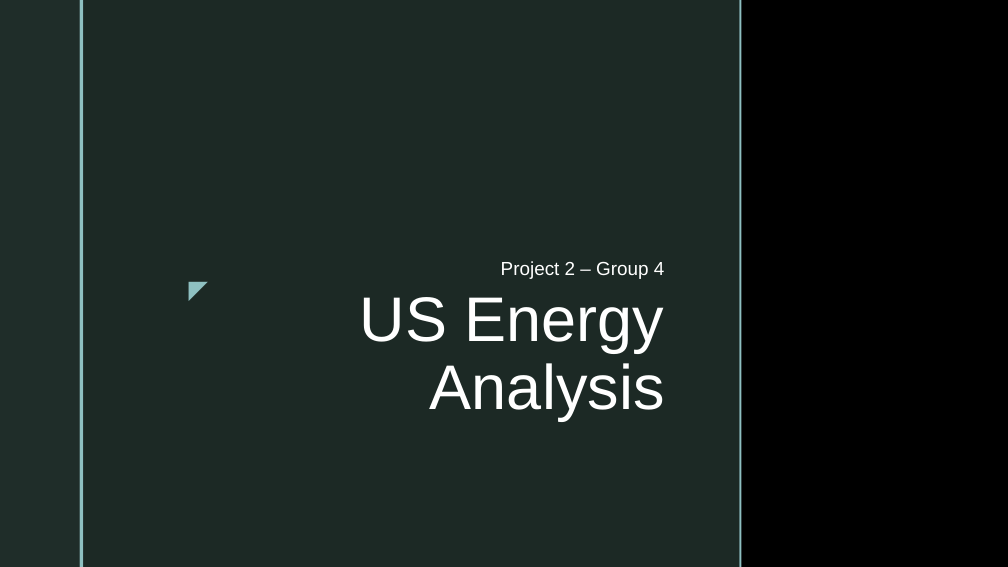
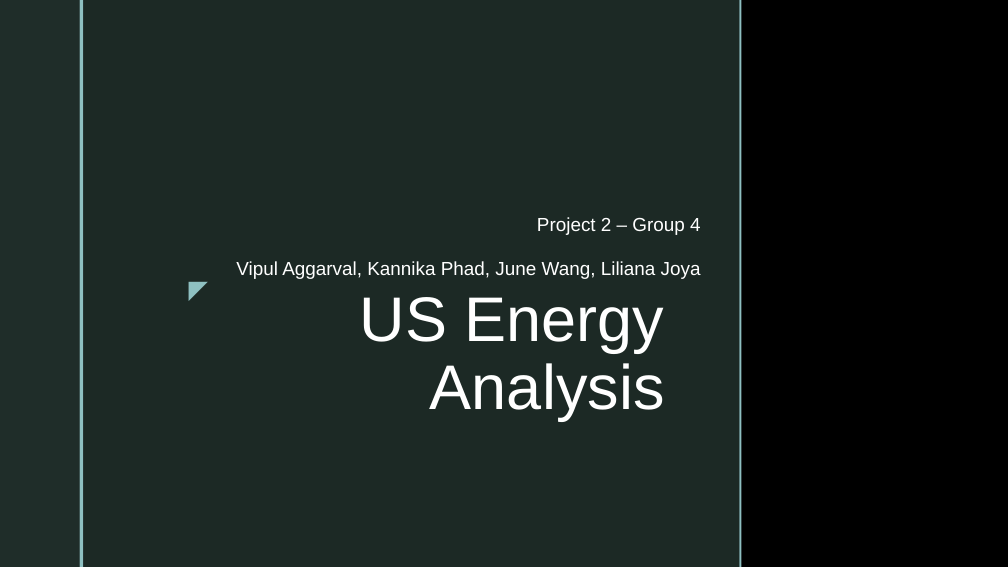
Before and after one commit to Kphad20/Project2-Group_4, a slide deck: slide 1 of Energy Analysis of the United States for 2018.pptx. Drawn at 1008x567 pixels with LibreOffice and Linux fonts; fonts in the diff are those of the drawing; background and template pictures are left out. Boxes give left, top, right and bottom in pixels: in the first picture for what was removed or moved away, otherwise in the second. Text is boxed around its words. In the diff, an @@ line names an element or a change of style, - is before the commit and + after.

```diff
--- a/Energy Analysis of the United States for 2018.pptx
+++ b/Energy Analysis of the United States for 2018.pptx
@@ subtitle "Project 2 – Group 4": place and size @@
-subtitle "Project 2 – Group 4" at [501, 261, 665, 279]
+subtitle "Project 2 – Group 4" at [236, 217, 701, 279]
@@ subtitle at [236, 261, 701, 279]: paragraph added @@
+Vipul Aggarval, Kannika Phad, June Wang, Liliana Joya
```
Also in this commit, not shown: 2 other slides changed, 5 slides added, 1 slide removed.
